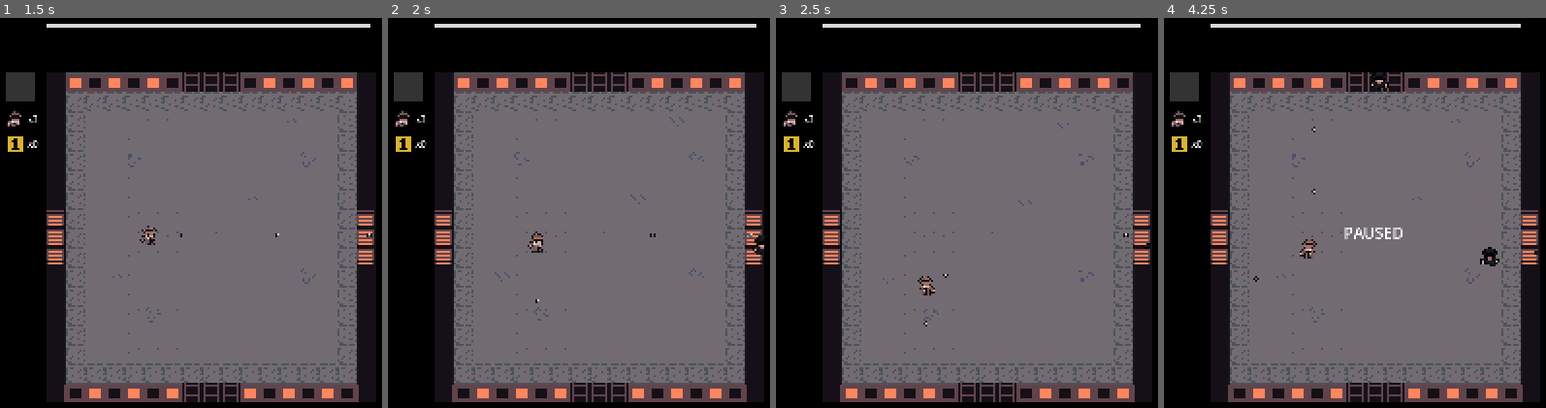
Above: before the commit, frames 1-4 (left to right).
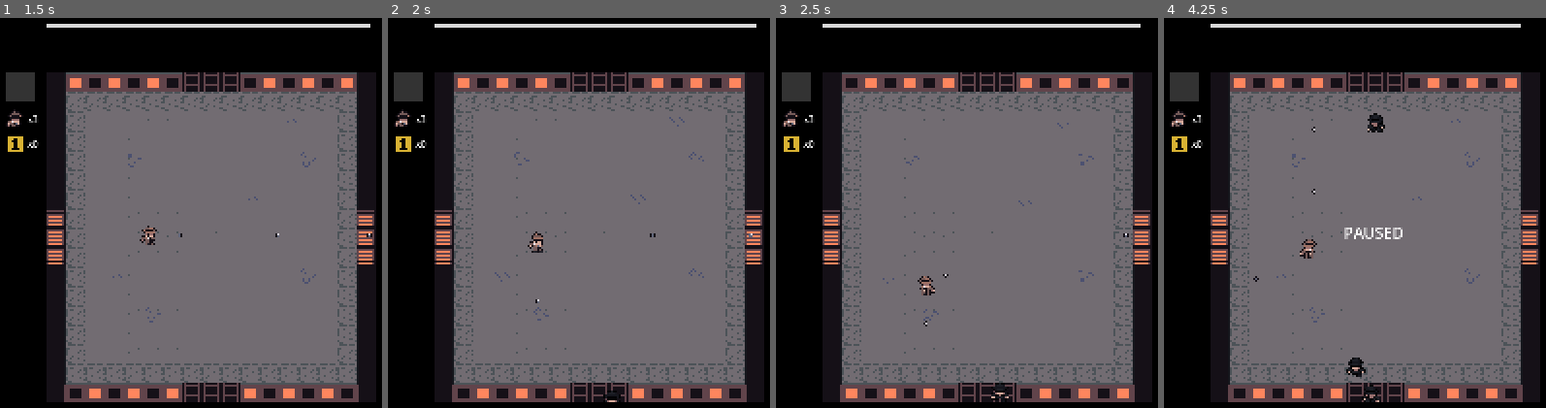
Above: after the commit, the same moments.

Repository: jasongottt/dew
Game: Godot game, scene res://scenes/title.tscn
The game is run twice, just before and just after one commit, with the same random seed, the same clock (stepped at 60 frames per second) and the same inputs.
Inputs:
- Up to frame 1 (1.5 s): tap Space (use) at 0.5 s; hold Right (right) 0.53-1.28 s; hold A (a) 0.53-1.28 s; tap D (d) at 0.8, 1.35 s; hold Down (down) from 1.28 s (still down)
- Up to frame 2 (2 s): keep holding Down (down); tap S (s) at 1.55 s
- Up to frame 3 (2.5 s): release Down (down) at 2.03 s; hold Right (right) from 2.03 s (still down); hold S (s) from 2.03 s (still down); tap Space (use) at 2.3 s
- Up to frame 4 (4.25 s): release Right (right) at 2.78 s; release S (s) at 2.78 s; hold Up (up) 2.78-3.53 s; tap Space (use) at 2.85 s; tap W (w) at 3.05 s; hold Left (left) from 3.53 s (still down); hold W (w) from 3.53 s (still down); tap A (a) at 3.8 s; tap Escape (pause) at 4.15 s

Frame 1 is identical in both runs. In frame 2, 0.1% of the frame differs, in the area x 56-99%, y 55-99%; in frame 3, less than 0.1%; in frame 4, 0.7%, in the area x 47-98%, y 13-99%.

Commit message:
noir enemy roster, enemy gunfire and the black cat
- goon, enforcer, runner, gunsel, tommy-gunner, sniper, lookout,
  shadow, mannequin, stiff and crows, all built on basic_enemy.gd
- enemy bullets that go through take_hit, frozen by the flashbulb
- spawner handles groups and spawning from anywhere around the edge
- black cat level option (on for lvl1), random_spot helper
- placeholder art: crow, cat, lookout cover

Co-Authored-By: Claude Opus 5.5 <noreply@anthropic.com>

Diff:
--- /dev/null
+++ b/scenes/blackCat.tscn
@@ -0,0 +1,20 @@
+[gd_scene format=3]
+
+[ext_resource type="Script" path="res://scripts/black_cat.gd" id="1_cat"]
+[ext_resource type="Texture2D" path="res://sprites/cat.png" id="2_cat"]
+
+[sub_resource type="RectangleShape2D" id="RectangleShape2D_cat"]
+size = Vector2(30, 30)
+
+[node name="BlackCat" type="Area2D" groups=["cats"]]
+z_index = 1
+collision_layer = 0
+collision_mask = 2
+script = ExtResource("1_cat")
+
+[node name="Sprite2D" type="Sprite2D" parent="."]
+scale = Vector2(2.5, 2.5)
+texture = ExtResource("2_cat")
+
+[node name="CollisionShape2D" type="CollisionShape2D" parent="."]
+shape = SubResource("RectangleShape2D_cat")
--- /dev/null
+++ b/scenes/crow.tscn
@@ -0,0 +1,20 @@
+[gd_scene format=3]
+
+[ext_resource type="PackedScene" uid="uid://77l214eqov24" path="res://scenes/basicEnemy.tscn" id="1_base"]
+[ext_resource type="Script" path="res://scripts/crow.gd" id="2_script"]
+[ext_resource type="Texture2D" path="res://sprites/crow.png" id="3_crow"]
+
+[node name="Crow" instance=ExtResource("1_base")]
+script = ExtResource("2_script")
+collision_mask = 0
+move_speed = 220.0
+drop_chance = 0.1
+flying = true
+group_size = 3
+edge_spawn = true
+
+[node name="AnimatedSprite2D" parent="." index="1"]
+visible = false
+
+[node name="CrowSprite" type="Sprite2D" parent="."]
+texture = ExtResource("3_crow")
--- /dev/null
+++ b/scenes/enemyBullet.tscn
@@ -0,0 +1,25 @@
+[gd_scene format=3]
+
+[ext_resource type="Script" path="res://scripts/enemy_bullet.gd" id="1_eb"]
+[ext_resource type="Texture2D" uid="uid://cqishclvgf6n3" path="res://sprites/sheet.png" id="2_eb"]
+
+[sub_resource type="RectangleShape2D" id="RectangleShape2D_eb"]
+size = Vector2(10, 10)
+
+[node name="EnemyBullet" type="Area2D" groups=["enemy_bullets"]]
+z_index = 6
+collision_layer = 0
+collision_mask = 4
+script = ExtResource("1_eb")
+
+[node name="Sprite2D" type="Sprite2D" parent="."]
+modulate = Color(1, 0.25, 0.25, 1)
+scale = Vector2(2.5, 2.5)
+texture = ExtResource("2_eb")
+region_enabled = true
+region_rect = Rect2(6, 21, 4, 4)
+
+[node name="CollisionShape2D" type="CollisionShape2D" parent="."]
+shape = SubResource("RectangleShape2D_eb")
+
+[connection signal="body_entered" from="." to="." method="_on_body_entered"]
--- a/scenes/fastEnemy.tscn
+++ b/scenes/enforcer.tscn
@@ -1,11 +1,13 @@
 [gd_scene format=3]
 
 [ext_resource type="PackedScene" uid="uid://77l214eqov24" path="res://scenes/basicEnemy.tscn" id="1_base"]
+[ext_resource type="Script" path="res://scripts/enforcer.gd" id="2_script"]
 
-[node name="FastEnemy" instance=ExtResource("1_base")]
-move_speed = 150.0
-health = 2
-drop_chance = 0.2
+[node name="Enforcer" instance=ExtResource("1_base")]
+script = ExtResource("2_script")
+move_speed = 50.0
+health = 3
+drop_chance = 0.3
 
 [node name="AnimatedSprite2D" parent="." index="1"]
-modulate = Color(1, 0.7, 0.4, 1)
+modulate = Color(0.7, 0.3, 0.3, 1)
--- /dev/null
+++ b/scenes/gunsel.tscn
@@ -0,0 +1,13 @@
+[gd_scene format=3]
+
+[ext_resource type="PackedScene" uid="uid://77l214eqov24" path="res://scenes/basicEnemy.tscn" id="1_base"]
+[ext_resource type="Script" path="res://scripts/gunsel.gd" id="2_script"]
+
+[node name="Gunsel" instance=ExtResource("1_base")]
+script = ExtResource("2_script")
+move_speed = 70.0
+health = 2
+drop_chance = 0.25
+
+[node name="AnimatedSprite2D" parent="." index="1"]
+modulate = Color(0.6, 0.6, 0.6, 1)
--- /dev/null
+++ b/scenes/lookout.tscn
@@ -0,0 +1,19 @@
+[gd_scene format=3]
+
+[ext_resource type="PackedScene" uid="uid://77l214eqov24" path="res://scenes/basicEnemy.tscn" id="1_base"]
+[ext_resource type="Script" path="res://scripts/lookout.gd" id="2_script"]
+[ext_resource type="Texture2D" path="res://sprites/cover.png" id="3_cover"]
+
+[node name="Lookout" instance=ExtResource("1_base")]
+script = ExtResource("2_script")
+health = 2
+drop_chance = 0.3
+
+[node name="AnimatedSprite2D" parent="." index="1"]
+modulate = Color(1, 0.9, 0.5, 1)
+
+[node name="Cover" type="Sprite2D" parent="."]
+visible = false
+z_index = 1
+position = Vector2(0, 4)
+texture = ExtResource("3_cover")
--- a/scenes/lvl1.tscn
+++ b/scenes/lvl1.tscn
@@ -14,6 +14,7 @@
 [node name="lvl1" type="Node2D" unique_id=85038059]
 script = ExtResource("4_lvl1")
 has_shop = true
+black_cat = true
 
 [node name="EnemySpawner" type="Node2D" parent="." unique_id=314370287 node_paths=PackedStringArray("tiles")]
 script = ExtResource("1_xmh5c")
--- /dev/null
+++ b/scenes/mannequin.tscn
@@ -0,0 +1,13 @@
+[gd_scene format=3]
+
+[ext_resource type="PackedScene" uid="uid://77l214eqov24" path="res://scenes/basicEnemy.tscn" id="1_base"]
+[ext_resource type="Script" path="res://scripts/mannequin.gd" id="2_script"]
+
+[node name="Mannequin" instance=ExtResource("1_base")]
+script = ExtResource("2_script")
+move_speed = 110.0
+health = 3
+drop_chance = 0.25
+
+[node name="AnimatedSprite2D" parent="." index="1"]
+modulate = Color(1.3, 1.3, 1.3, 1)
--- a/scenes/toughEnemy.tscn
+++ b/scenes/runner.tscn
@@ -2,10 +2,10 @@
 
 [ext_resource type="PackedScene" uid="uid://77l214eqov24" path="res://scenes/basicEnemy.tscn" id="1_base"]
 
-[node name="ToughEnemy" instance=ExtResource("1_base")]
-move_speed = 50.0
-health = 3
-drop_chance = 0.3
+[node name="Runner" instance=ExtResource("1_base")]
+move_speed = 150.0
+health = 2
+drop_chance = 0.2
 
 [node name="AnimatedSprite2D" parent="." index="1"]
-modulate = Color(0.6, 0.6, 1, 1)
+modulate = Color(1, 0.7, 0.4, 1)
--- a/scenes/flyingEnemy.tscn
+++ b/scenes/shadow.tscn
@@ -1,11 +1,15 @@
 [gd_scene format=3]
 
 [ext_resource type="PackedScene" uid="uid://77l214eqov24" path="res://scenes/basicEnemy.tscn" id="1_base"]
+[ext_resource type="Script" path="res://scripts/shadow.gd" id="2_script"]
 
-[node name="FlyingEnemy" instance=ExtResource("1_base")]
+[node name="Shadow" instance=ExtResource("1_base")]
+script = ExtResource("2_script")
 collision_mask = 0
 move_speed = 60.0
+drop_chance = 0.15
 flying = true
+edge_spawn = true
 
 [node name="AnimatedSprite2D" parent="." index="1"]
-modulate = Color(0.6, 1, 0.6, 1)
+modulate = Color(0, 0, 0, 1)
--- /dev/null
+++ b/scenes/sniper.tscn
@@ -0,0 +1,19 @@
+[gd_scene format=3]
+
+[ext_resource type="PackedScene" uid="uid://77l214eqov24" path="res://scenes/basicEnemy.tscn" id="1_base"]
+[ext_resource type="Script" path="res://scripts/sniper.gd" id="2_script"]
+
+[node name="Sniper" instance=ExtResource("1_base")]
+script = ExtResource("2_script")
+move_speed = 0.0
+health = 2
+drop_chance = 0.3
+
+[node name="AnimatedSprite2D" parent="." index="1"]
+modulate = Color(0.5, 0.6, 1, 1)
+
+[node name="AimLine" type="Line2D" parent="."]
+visible = false
+z_index = 18
+width = 1.0
+default_color = Color(1, 0.2, 0.2, 0.8)
--- /dev/null
+++ b/scenes/stiff.tscn
@@ -0,0 +1,12 @@
+[gd_scene format=3]
+
+[ext_resource type="PackedScene" uid="uid://77l214eqov24" path="res://scenes/basicEnemy.tscn" id="1_base"]
+
+[node name="Stiff" instance=ExtResource("1_base")]
+move_speed = 35.0
+health = 6
+drop_chance = 0.3
+group_size = 3
+
+[node name="AnimatedSprite2D" parent="." index="1"]
+modulate = Color(0.6, 0.75, 0.6, 1)
--- /dev/null
+++ b/scenes/tommyGunner.tscn
@@ -0,0 +1,13 @@
+[gd_scene format=3]
+
+[ext_resource type="PackedScene" uid="uid://77l214eqov24" path="res://scenes/basicEnemy.tscn" id="1_base"]
+[ext_resource type="Script" path="res://scripts/tommy_gunner.gd" id="2_script"]
+
+[node name="TommyGunner" instance=ExtResource("1_base")]
+script = ExtResource("2_script")
+move_speed = 45.0
+health = 3
+drop_chance = 0.3
+
+[node name="AnimatedSprite2D" parent="." index="1"]
+modulate = Color(0.7, 0.5, 1, 1)
--- a/scripts/basic_enemy.gd
+++ b/scripts/basic_enemy.gd
@@ -7,8 +7,13 @@
 @export var drop_chance := 0.15
 # flying enemies go straight at the player and ignore walls
 @export var flying := false
+# the spawner sends this many at once
+@export var group_size := 1
+# comes in from anywhere around the edge instead of a gate
+@export var edge_spawn := false
 
 var pickup_scene = preload("res://scenes/pickup.tscn")
+var bullet_scene = preload("res://scenes/enemyBullet.tscn")
 var player: Node2D
 var target_position: Vector2
 var moving := false
@@ -21,12 +26,11 @@
 	$PointLight2D.visible = get_parent().get("dark") == true
 
 func _physics_process(delta):
-	# frozen by the flashbulb
-	if player == null or player.has_effect("flashbulb"):
+	if player == null or frozen():
 		return
 
 	if flying:
-		if not player.has_effect("fog"):
+		if not lost():
 			move_direction = global_position.direction_to(target())
 		velocity = move_direction * move_speed
 		move_and_slide()
@@ -34,7 +38,7 @@
 
 	if not moving:
 		var angle = global_position.angle_to_point(target())
-		if player.has_effect("fog"):
+		if lost():
 			angle = randf() * TAU
 		angle = snapped(angle, deg_to_rad(45.0)) + deg_to_rad(45.0) * randi_range(-1, 1)
 
@@ -46,6 +50,10 @@
 		velocity = move_direction * move_speed
 		move_and_slide()
 		if get_slide_collision_count() > 0:
+			for i in get_slide_collision_count():
+				var other = get_slide_collision(i).get_collider()
+				if other.is_in_group("enemies"):
+					bumped(other)
 			velocity = Vector2.ZERO
 			moving = false
 			return
@@ -60,21 +68,46 @@
 			velocity = Vector2.ZERO
 			moving = false
 
-# a burning road flare pulls enemies away from the player
+# a burning road flare or the black cat pulls enemies away from the player
 func target():
-	var flares = get_tree().get_nodes_in_group("flares")
-	if flares.is_empty():
+	var lures = get_tree().get_nodes_in_group("flares") + get_tree().get_nodes_in_group("cats")
+	if lures.is_empty():
 		return player.global_position
-	var nearest = flares[0]
-	for flare in flares:
-		if global_position.distance_to(flare.global_position) < global_position.distance_to(nearest.global_position):
-			nearest = flare
+	var nearest = lures[0]
+	for lure in lures:
+		if global_position.distance_to(lure.global_position) < global_position.distance_to(nearest.global_position):
+			nearest = lure
 	return nearest.global_position
+
+# the flashbulb stops everything
+func frozen():
+	return player.has_effect("flashbulb")
+
+# in the fog nobody can find you
+func lost():
+	return player.has_effect("fog")
 
 # fog rolled in, head off somewhere random
 func lose_track():
 	move_direction = Vector2.RIGHT.rotated(randf() * TAU)
 	moving = false
+
+# walked into another enemy, the enforcer does something about it
+func bumped(_other):
+	pass
+
+# pushed a step in some direction
+func shove(direction):
+	move_direction = direction
+	target_position = global_position + direction * step_distance
+	moving = true
+
+func fire(direction, speed = 160.0, offset = 0.0):
+	var bullet = bullet_scene.instantiate()
+	bullet.direction = direction
+	bullet.speed = speed
+	bullet.global_position = global_position + direction * offset
+	get_parent().add_child(bullet)
 
 func hit(damage):
 	health -= damage
--- /dev/null
+++ b/scripts/black_cat.gd
@@ -0,0 +1,13 @@
+extends Area2D
+
+# runs across from one gate to the other, the mob chases it to their doom
+var destination: Vector2
+var speed = 140.0
+
+func _physics_process(delta):
+	global_position = global_position.move_toward(destination, speed * delta)
+	for body in get_overlapping_bodies():
+		if body.is_in_group("enemies") and not body.is_in_group("bosses"):
+			body.die()
+	if global_position == destination:
+		queue_free()
--- /dev/null
+++ b/scripts/crow.gd
@@ -0,0 +1,17 @@
+extends "res://scripts/basic_enemy.gd"
+
+var direction := Vector2.ZERO
+
+func _ready():
+	super()
+	# flies straight at where you were when it showed up
+	if player:
+		direction = global_position.direction_to(player.global_position)
+
+func _physics_process(delta):
+	if player == null or frozen():
+		return
+	global_position += direction * move_speed * delta
+	# gone off the far side, no mark and no drop
+	if not Rect2(-100, -100, 1800, 1100).has_point(global_position):
+		queue_free()
--- /dev/null
+++ b/scripts/enemy_bullet.gd
@@ -0,0 +1,16 @@
+extends Area2D
+
+var direction = Vector2.RIGHT
+var speed = 160.0
+
+func _physics_process(delta):
+	# hangs in the air while the flashbulb has everyone frozen
+	var player = get_parent().get_node_or_null("Player")
+	if player and player.has_effect("flashbulb"):
+		return
+	position += direction * speed * delta
+
+func _on_body_entered(body):
+	if body.has_method("take_hit"):
+		body.take_hit()
+	queue_free()
--- a/scripts/enemy_spawner.gd
+++ b/scripts/enemy_spawner.gd
@@ -28,14 +28,50 @@
 		spawn_enemy()
 
 func spawn_enemy():
-	var edge = SPAWN_TILES.keys().pick_random()
-	var tile = SPAWN_TILES[edge].pick_random()
-	spawn_at(tile)
+	var scene = enemy_scenes.pick_random()
+	var enemy = scene.instantiate()
+
+	if enemy.edge_spawn:
+		# a group comes in side by side along the edge
+		var spot = edge_point()
+		place(enemy, spot[0])
+		for i in range(1, enemy.group_size):
+			place(scene.instantiate(), spot[0] + spot[1] * 50 * i)
+		return
+
+	# a group takes up one tile each in the same gate
+	var gate = SPAWN_TILES[SPAWN_TILES.keys().pick_random()].duplicate()
+	gate.shuffle()
+	place(enemy, tile_position(gate[0]))
+	for i in range(1, min(enemy.group_size, gate.size())):
+		place(scene.instantiate(), tile_position(gate[i]))
 
 func spawn_at(tile):
-	var enemy = enemy_scenes.pick_random().instantiate()
-	enemy.global_position = tiles.to_global(tiles.map_to_local(tile))
+	place(enemy_scenes.pick_random().instantiate(), tile_position(tile))
+
+func place(enemy, spot):
+	enemy.global_position = spot
 	get_parent().add_child.call_deferred(enemy)
+
+func tile_position(tile):
+	return tiles.to_global(tiles.map_to_local(tile))
+
+# a random point on the ring just outside the arena walls,
+# and which way runs along that side
+func edge_point():
+	var top_left = tile_position(Vector2i(8, 1))
+	var bottom_right = tile_position(Vector2i(26, 19))
+	var x = randf_range(top_left.x, bottom_right.x)
+	var y = randf_range(top_left.y, bottom_right.y)
+	match randi() % 4:
+		0:
+			return [Vector2(x, top_left.y), Vector2.RIGHT]
+		1:
+			return [Vector2(x, bottom_right.y), Vector2.RIGHT]
+		2:
+			return [Vector2(top_left.x, y), Vector2.DOWN]
+		_:
+			return [Vector2(bottom_right.x, y), Vector2.DOWN]
 
 # one enemy on every gate tile at once
 func rush():
--- /dev/null
+++ b/scripts/enforcer.gd
@@ -0,0 +1,8 @@
+extends "res://scripts/basic_enemy.gd"
+
+# shoves other enemies out of his way, and knocks a lookout out of cover
+func bumped(other):
+	if other.get("dug_in"):
+		other.die(false)
+	else:
+		other.shove(global_position.direction_to(other.global_position))
--- /dev/null
+++ b/scripts/gunsel.gd
@@ -0,0 +1,42 @@
+extends "res://scripts/basic_enemy.gd"
+
+# only fires when you're lined up with him, straight or diagonal
+const LINE_UP = 10.0
+const AIM_TIME = 0.5
+const COOLDOWN = 2.0
+
+var aim_time := 0.0
+var aim_direction := Vector2.ZERO
+var cooldown := 0.0
+
+func _physics_process(delta):
+	if player == null or frozen():
+		return
+	cooldown -= delta
+
+	if aim_time > 0:
+		if lost():
+			stop_aiming()
+		else:
+			aim_time -= delta
+			if aim_time <= 0:
+				stop_aiming()
+				fire(aim_direction)
+				cooldown = COOLDOWN
+			return
+
+	if cooldown <= 0 and not lost():
+		var angle = global_position.angle_to_point(target())
+		var line = snapped(angle, deg_to_rad(45.0))
+		if abs(angle_difference(angle, line)) < deg_to_rad(LINE_UP):
+			aim_direction = Vector2.RIGHT.rotated(line)
+			aim_time = AIM_TIME
+			# red while he's aiming
+			$AnimatedSprite2D.self_modulate = Color(2, 0.4, 0.4)
+			return
+
+	super(delta)
+
+func stop_aiming():
+	aim_time = 0
+	$AnimatedSprite2D.self_modulate = Color(1, 1, 1)
--- a/scripts/level.gd
+++ b/scripts/level.gd
@@ -6,12 +6,18 @@
 @export var has_shop := false
 # dark levels only show what's lit up
 @export var dark := false
+# a black cat runs across now and then, the mob chases it
+@export var black_cat := false
 
 const EXIT_TILES = [Vector2i(16, 19), Vector2i(17, 19), Vector2i(18, 19)]
 const SHOP_TILE = Vector2i(17, 6)
 const DARK_COLOR = Color(0.15, 0.15, 0.2)
+# the cat runs between opposite gates
+const CAT_GATES = [[Vector2i(17, 1), Vector2i(17, 19)], [Vector2i(8, 10), Vector2i(26, 10)]]
 
 var shop_scene = preload("res://scenes/shop.tscn")
+var cat_scene = preload("res://scenes/blackCat.tscn")
+var cat_time := 0.0
 var time_left := 0.0
 var exit_open := false
 var arrow_time := 0.0
@@ -19,6 +25,7 @@
 
 func _ready():
 	time_left = wave_time
+	cat_time = randf_range(25, 45)
 	if dark:
 		var shade = CanvasModulate.new()
 		shade.name = "Dark"
@@ -35,6 +42,11 @@
 		time_left -= delta
 		if time_left <= 0:
 			$EnemySpawner.set_process(false)
+		if black_cat:
+			cat_time -= delta
+			if cat_time <= 0:
+				send_cat()
+				cat_time = randf_range(25, 45)
 	elif not exit_open and get_tree().get_nodes_in_group("enemies").is_empty():
 		open_exit()
 
@@ -49,8 +61,32 @@
 		$border.erase_cell(tile)
 	if has_shop:
 		var shop = shop_scene.instantiate()
-		shop.position = $floor.to_global($floor.map_to_local(SHOP_TILE))
+		shop.position = tile_position(SHOP_TILE)
 		add_child(shop)
+
+func send_cat():
+	var gates = CAT_GATES.pick_random().duplicate()
+	gates.shuffle()
+	var cat = cat_scene.instantiate()
+	cat.global_position = tile_position(gates[0])
+	cat.destination = tile_position(gates[1])
+	add_child(cat)
+
+func tile_position(tile):
+	return $floor.to_global($floor.map_to_local(tile))
+
+# an open floor tile away from walls and gates, optionally some distance from a point
+func random_spot(away_from = null, min_distance = 0.0):
+	var spots = []
+	for cell in $floor.get_used_cells():
+		var open = true
+		for next in [cell, cell + Vector2i.UP, cell + Vector2i.DOWN, cell + Vector2i.LEFT, cell + Vector2i.RIGHT]:
+			if $floor.get_cell_source_id(next) == -1 or $object.get_cell_source_id(next) != -1:
+				open = false
+		var spot = tile_position(cell)
+		if open and (away_from == null or spot.distance_to(away_from) >= min_distance):
+			spots.append(spot)
+	return spots.pick_random()
 
 func _on_player_died():
 	Game.lives -= 1
@@ -65,6 +101,8 @@
 		return
 	for enemy in get_tree().get_nodes_in_group("enemies"):
 		enemy.queue_free()
+	for bullet in get_tree().get_nodes_in_group("enemy_bullets"):
+		bullet.queue_free()
 	$Player.respawn()
 
 func _on_exit_body_entered(body):
--- /dev/null
+++ b/scripts/lookout.gd
@@ -0,0 +1,57 @@
+extends "res://scripts/basic_enemy.gd"
+
+const DUG_IN_HEALTH = 6
+const EVERY = 3.0
+const FLASH_TIME = 0.4
+# gives up walking and digs in wherever he is after this long
+const MAX_WALK = 8.0
+
+var spot: Vector2
+var dug_in := false
+var walk_time := 0.0
+var timer := EVERY
+
+func _ready():
+	super()
+	# somewhere open, at least 3 tiles from the player
+	spot = get_parent().random_spot(player.global_position, 120.0)
+
+# walks to his spot, not at you
+func target():
+	return spot
+
+func _physics_process(delta):
+	if player == null or frozen():
+		return
+
+	if not dug_in:
+		walk_time += delta
+		if global_position.distance_to(spot) < 30 or walk_time > MAX_WALK:
+			dig_in()
+		else:
+			super(delta)
+		return
+
+	if lost():
+		timer = EVERY
+		$AnimatedSprite2D.self_modulate = Color(1, 1, 1)
+		return
+
+	timer -= delta
+	$AnimatedSprite2D.self_modulate = Color(3, 3, 3) if timer < FLASH_TIME else Color(1, 1, 1)
+	if timer <= 0:
+		for direction in [Vector2.UP, Vector2.DOWN, Vector2.LEFT, Vector2.RIGHT]:
+			fire(direction)
+		timer = EVERY
+
+func dig_in():
+	dug_in = true
+	health = DUG_IN_HEALTH
+	velocity = Vector2.ZERO
+	moving = false
+	$Cover.visible = true
+
+# can't be pushed around once he's dug in
+func shove(direction):
+	if not dug_in:
+		super(direction)
--- /dev/null
+++ b/scripts/mannequin.gd
@@ -0,0 +1,7 @@
+extends "res://scripts/basic_enemy.gd"
+
+# only moves while you do
+func _physics_process(delta):
+	if player == null or player.velocity.length() < 1:
+		return
+	super(delta)
--- /dev/null
+++ b/scripts/shadow.gd
@@ -0,0 +1,20 @@
+extends "res://scripts/basic_enemy.gd"
+
+var dark := false
+
+func _ready():
+	super()
+	dark = get_parent().get("dark") == true
+	if dark:
+		# only shows up where something is lighting it
+		var light_only = CanvasItemMaterial.new()
+		light_only.light_mode = CanvasItemMaterial.LIGHT_MODE_LIGHT_ONLY
+		$AnimatedSprite2D.material = light_only
+	else:
+		$AnimatedSprite2D.modulate.a = 0.35
+
+func _process(_delta):
+	# the flashbulb lights everything, shadows included
+	if dark and player:
+		var flash = player.whiteout > 0.3
+		$AnimatedSprite2D.material.light_mode = CanvasItemMaterial.LIGHT_MODE_NORMAL if flash else CanvasItemMaterial.LIGHT_MODE_LIGHT_ONLY
--- /dev/null
+++ b/scripts/sniper.gd
@@ -0,0 +1,37 @@
+extends "res://scripts/basic_enemy.gd"
+
+# stays in the dark gateway he spawned in and never moves
+const EVERY = 4.0
+const AIM_TIME = 1.0
+const SHOT_SPEED = 400.0
+
+var timer := EVERY
+var aim_time := 0.0
+var aim_direction := Vector2.ZERO
+
+func _physics_process(delta):
+	if player == null or frozen():
+		return
+
+	if lost():
+		aim_time = 0
+		timer = EVERY
+		$AimLine.visible = false
+		return
+
+	if aim_time > 0:
+		aim_time -= delta
+		if aim_time <= 0:
+			$AimLine.visible = false
+			# starts the bullet out past the gate's dark cover
+			fire(aim_direction, SHOT_SPEED, 45.0)
+			timer = EVERY
+		return
+
+	timer -= delta
+	if timer <= 0:
+		# locks onto where you are right now
+		aim_direction = global_position.direction_to(target())
+		aim_time = AIM_TIME
+		$AimLine.points = [Vector2.ZERO, aim_direction * 1000]
+		$AimLine.visible = true
--- /dev/null
+++ b/scripts/tommy_gunner.gd
@@ -0,0 +1,40 @@
+extends "res://scripts/basic_enemy.gd"
+
+const EVERY = 3.0
+const SHAKE_TIME = 0.4
+const BURST = 3
+const GAP = 0.12
+const SPREAD = 10.0
+
+var timer := EVERY
+var burst_left := 0
+var gap := 0.0
+
+func _physics_process(delta):
+	if player == null or frozen():
+		return
+	super(delta)
+
+	if lost():
+		timer = EVERY
+		burst_left = 0
+		$AnimatedSprite2D.position = Vector2.ZERO
+		return
+
+	timer -= delta
+	# shakes just before the burst
+	if timer < SHAKE_TIME:
+		$AnimatedSprite2D.position = Vector2(randf_range(-1, 1), randf_range(-1, 1))
+	if timer <= 0:
+		$AnimatedSprite2D.position = Vector2.ZERO
+		timer = EVERY
+		burst_left = BURST
+		gap = 0.0
+
+	if burst_left > 0:
+		gap -= delta
+		if gap <= 0:
+			var angle = global_position.angle_to_point(target()) + deg_to_rad(randf_range(-SPREAD, SPREAD))
+			fire(Vector2.RIGHT.rotated(angle))
+			burst_left -= 1
+			gap = GAP
Not shown, added: scripts/black_cat.gd.uid
Not shown, added: scripts/crow.gd.uid
Not shown, added: scripts/enemy_bullet.gd.uid
Not shown, added: scripts/enforcer.gd.uid
Not shown, added: scripts/gunsel.gd.uid
Not shown, added: scripts/lookout.gd.uid
Not shown, added: scripts/mannequin.gd.uid
Not shown, added: scripts/shadow.gd.uid
Not shown, added: scripts/sniper.gd.uid
Not shown, added: scripts/tommy_gunner.gd.uid
Binary file added: sprites/cat.png
Not shown, added: sprites/cat.png.import
(and 5 more such lines)
